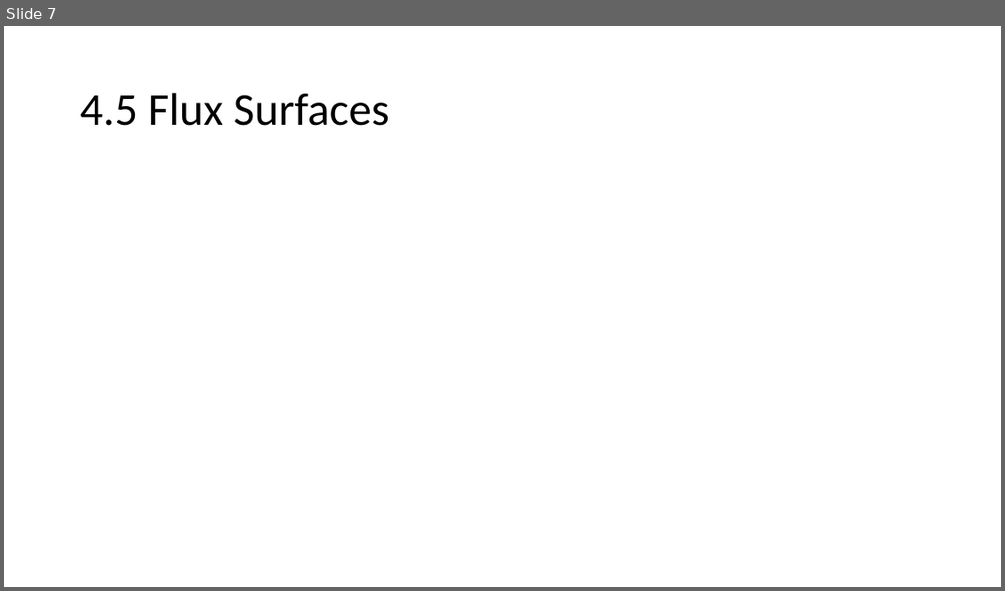
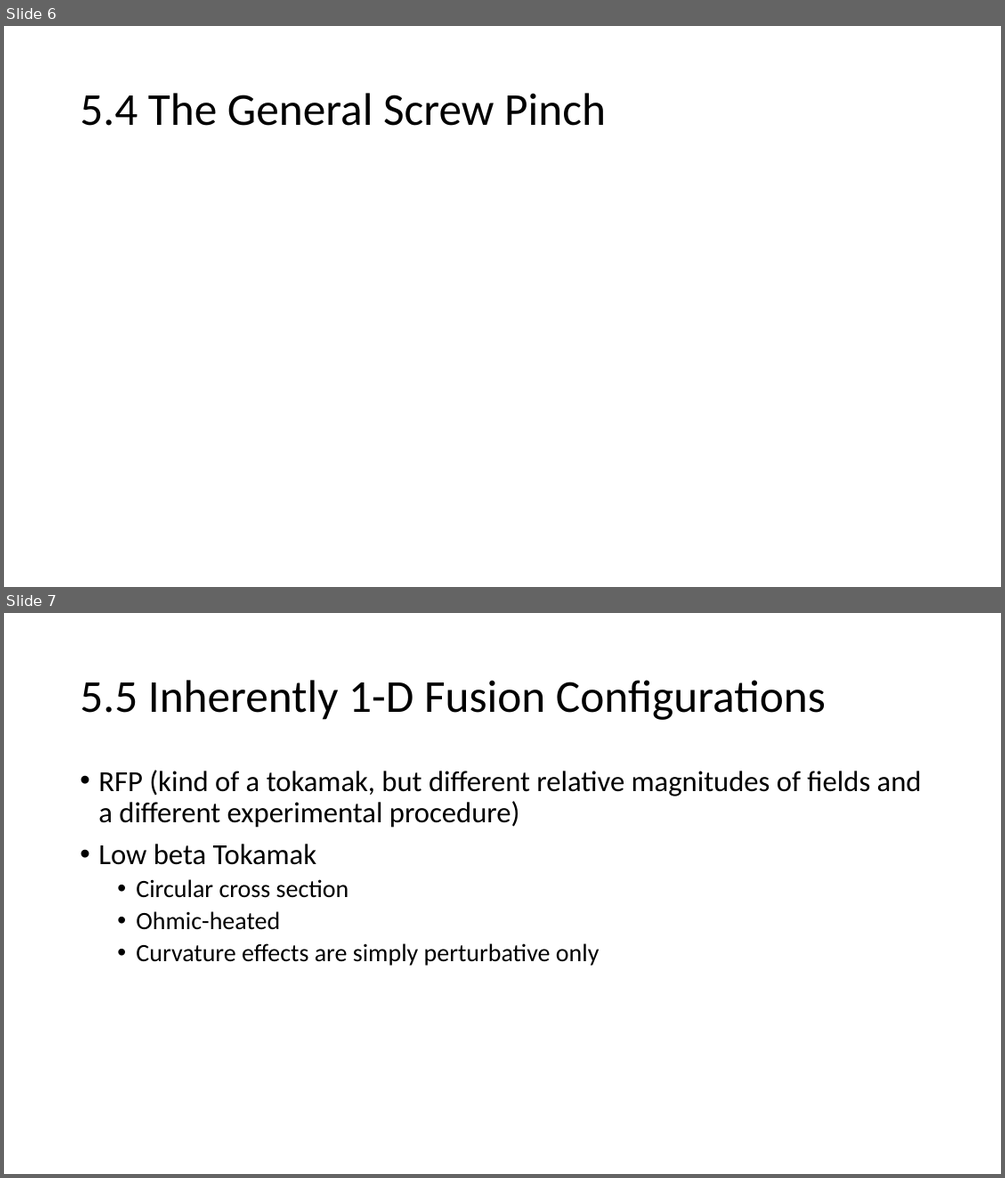
Before and after one commit to bartlettnbb2/academia, a slide deck: Presentations/IdealMHD_ch5.pptx. Shown one above the other, each under a label of ours: slide 7 before the commit, slides 6 and 7 after it. The pictures are 1005x591 and 1005x1178 pixels, drawn with LibreOffice and Linux fonts; fonts in the diff are those of the drawing; grey boxes stand for pictures. Boxes give left, top, right and bottom in pixels: in the first picture for what was removed or moved away, otherwise in the second. Text is boxed around its words. In the diff, an @@ line names an element or a change of style, - is before the commit and + after.

```diff
--- a/Presentations/IdealMHD_ch5.pptx
+++ b/Presentations/IdealMHD_ch5.pptx
@@ slide 7 added at box(4, 613, 1001, 1174), background #FFFFFF @@
@@ title added at box(80, 680, 825, 720), 44 pt, text #000000 @@
+5.5 Inherently 1-D Fusion Configurations
@@ text added at box(98, 770, 922, 965), 28 pt, text #000000 @@
+• RFP (kind of a tokamak, but different relative magnitudes of fields and a different experimental procedure)
+• Low beta Tokamak
+  • Circular cross section
+  • Ohmic-heated
+  • Curvature effects are simply perturbative only
@@ what was slide 7 is now slide 6 @@
@@ slide 6 changed as well @@
@@ title at box(80, 93, 606, 126): text changed @@
-4.5 Flux Surfaces
+5.4 The General Screw Pinch
```
Also in this commit, not shown: 4 other slides changed, 1 other slide added, 8 slides removed.
